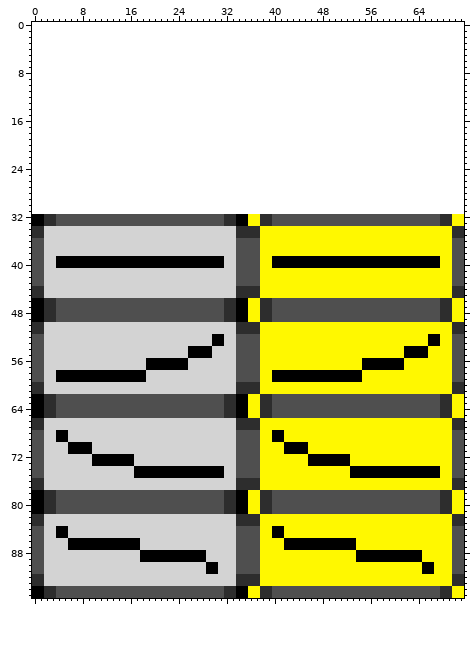
A sprite sheet gets an edit: UI/Components/ButtonKeyMode.png. That is the earlier state.
The file is 72x64 pixels. The old version is drawn lined up with the new one, on the new canvas.
Once edited:
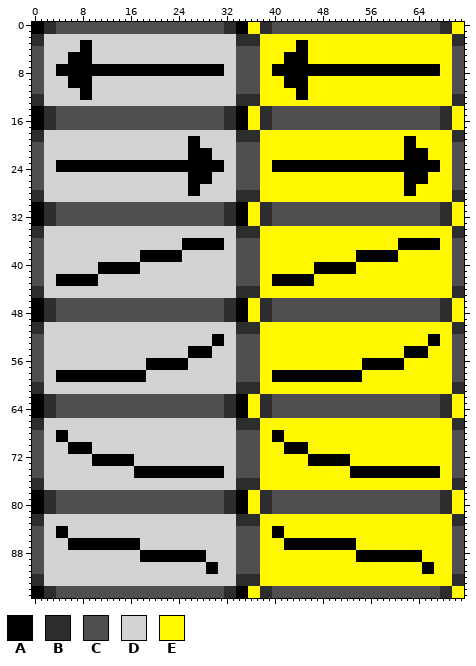
Palette (. is transparent): A #000000  B #2d2d2d  C #4f4f4f  D #d3d3d3  E #fff800
Commit message: Added mod specific export mode (Kivotos Mod)
The exact change:
canvas 72x64 -> 72x96, the old top-left corner now at 0,32
Changed rows in their new state; - is an unchanged pixel.
first column x 0:
 0 AABBCCCCCCCCCCCCCCCCCCCCCCCCCCCCBBAAEEBBCCCCCCCCCCCCCCCCCCCCCCCCCCCCBBEE
 1 AABBCCCCCCCCCCCCCCCCCCCCCCCCCCCCBBAAEEBBCCCCCCCCCCCCCCCCCCCCCCCCCCCCBBEE
 2 BBDDDDDDDDDDDDDDDDDDDDDDDDDDDDDDDDBBBBEEEEEEEEEEEEEEEEEEEEEEEEEEEEEEEEBB
 3 BBDDDDDDAADDDDDDDDDDDDDDDDDDDDDDDDBBBBEEEEEEAAEEEEEEEEEEEEEEEEEEEEEEEEBB
 4 CCDDDDDDAADDDDDDDDDDDDDDDDDDDDDDDDCCCCEEEEEEAAEEEEEEEEEEEEEEEEEEEEEEEECC
 5 CCDDDDAAAADDDDDDDDDDDDDDDDDDDDDDDDCCCCEEEEAAAAEEEEEEEEEEEEEEEEEEEEEEEECC
 6 CCDDDDAAAADDDDDDDDDDDDDDDDDDDDDDDDCCCCEEEEAAAAEEEEEEEEEEEEEEEEEEEEEEEECC
 7 CCDDAAAAAAAAAAAAAAAAAAAAAAAAAAAADDCCCCEEAAAAAAAAAAAAAAAAAAAAAAAAAAAAEECC
 8 CCDDAAAAAAAAAAAAAAAAAAAAAAAAAAAADDCCCCEEAAAAAAAAAAAAAAAAAAAAAAAAAAAAEECC
 9 CCDDDDAAAADDDDDDDDDDDDDDDDDDDDDDDDCCCCEEEEAAAAEEEEEEEEEEEEEEEEEEEEEEEECC
10 CCDDDDAAAADDDDDDDDDDDDDDDDDDDDDDDDCCCCEEEEAAAAEEEEEEEEEEEEEEEEEEEEEEEECC
11 CCDDDDDDAADDDDDDDDDDDDDDDDDDDDDDDDCCCCEEEEEEAAEEEEEEEEEEEEEEEEEEEEEEEECC
12 BBDDDDDDAADDDDDDDDDDDDDDDDDDDDDDDDBBBBEEEEEEAAEEEEEEEEEEEEEEEEEEEEEEEEBB
13 BBDDDDDDDDDDDDDDDDDDDDDDDDDDDDDDDDBBBBEEEEEEEEEEEEEEEEEEEEEEEEEEEEEEEEBB
14 AABBCCCCCCCCCCCCCCCCCCCCCCCCCCCCBBAAEEBBCCCCCCCCCCCCCCCCCCCCCCCCCCCCBBEE
15 AABBCCCCCCCCCCCCCCCCCCCCCCCCCCCCBBAAEEBBCCCCCCCCCCCCCCCCCCCCCCCCCCCCBBEE
16 AABBCCCCCCCCCCCCCCCCCCCCCCCCCCCCBBAAEEBBCCCCCCCCCCCCCCCCCCCCCCCCCCCCBBEE
17 AABBCCCCCCCCCCCCCCCCCCCCCCCCCCCCBBAAEEBBCCCCCCCCCCCCCCCCCCCCCCCCCCCCBBEE
18 BBDDDDDDDDDDDDDDDDDDDDDDDDDDDDDDDDBBBBEEEEEEEEEEEEEEEEEEEEEEEEEEEEEEEEBB
19 BBDDDDDDDDDDDDDDDDDDDDDDDDAADDDDDDBBBBEEEEEEEEEEEEEEEEEEEEEEEEAAEEEEEEBB
20 CCDDDDDDDDDDDDDDDDDDDDDDDDAADDDDDDCCCCEEEEEEEEEEEEEEEEEEEEEEEEAAEEEEEECC
21 CCDDDDDDDDDDDDDDDDDDDDDDDDAAAADDDDCCCCEEEEEEEEEEEEEEEEEEEEEEEEAAAAEEEECC
22 CCDDDDDDDDDDDDDDDDDDDDDDDDAAAADDDDCCCCEEEEEEEEEEEEEEEEEEEEEEEEAAAAEEEECC
23 CCDDAAAAAAAAAAAAAAAAAAAAAAAAAAAADDCCCCEEAAAAAAAAAAAAAAAAAAAAAAAAAAAAEECC
24 CCDDAAAAAAAAAAAAAAAAAAAAAAAAAAAADDCCCCEEAAAAAAAAAAAAAAAAAAAAAAAAAAAAEECC
25 CCDDDDDDDDDDDDDDDDDDDDDDDDAAAADDDDCCCCEEEEEEEEEEEEEEEEEEEEEEEEAAAAEEEECC
26 CCDDDDDDDDDDDDDDDDDDDDDDDDAAAADDDDCCCCEEEEEEEEEEEEEEEEEEEEEEEEAAAAEEEECC
27 CCDDDDDDDDDDDDDDDDDDDDDDDDAADDDDDDCCCCEEEEEEEEEEEEEEEEEEEEEEEEAAEEEEEECC
28 BBDDDDDDDDDDDDDDDDDDDDDDDDAADDDDDDBBBBEEEEEEEEEEEEEEEEEEEEEEEEAAEEEEEEBB
29 BBDDDDDDDDDDDDDDDDDDDDDDDDDDDDDDDDBBBBEEEEEEEEEEEEEEEEEEEEEEEEEEEEEEEEBB
30 AABBCCCCCCCCCCCCCCCCCCCCCCCCCCCCBBAAEEBBCCCCCCCCCCCCCCCCCCCCCCCCCCCCBBEE
31 AABBCCCCCCCCCCCCCCCCCCCCCCCCCCCCBBAAEEBBCCCCCCCCCCCCCCCCCCCCCCCCCCCCBBEE
first column x 4:
36 ---------------------AAAAAAA-----------------------------AAAAAAA
37 ---------------------AAAAAAA-----------------------------AAAAAAA
38 --------------AAAAAAA-----------------------------AAAAAAA-------
39 DDDDDDDDDDDDDD-------DDDDDDD--------EEEEEEEEEEEEEE-------EEEEEEE
40 DDDDDDD-------DDDDDDDDDDDDDD--------EEEEEEE-------EEEEEEEEEEEEEE
41 -------AAAAAAA-----------------------------AAAAAAA--------------
42 AAAAAAA-----------------------------AAAAAAA---------------------
43 AAAAAAA-----------------------------AAAAAAA---------------------
